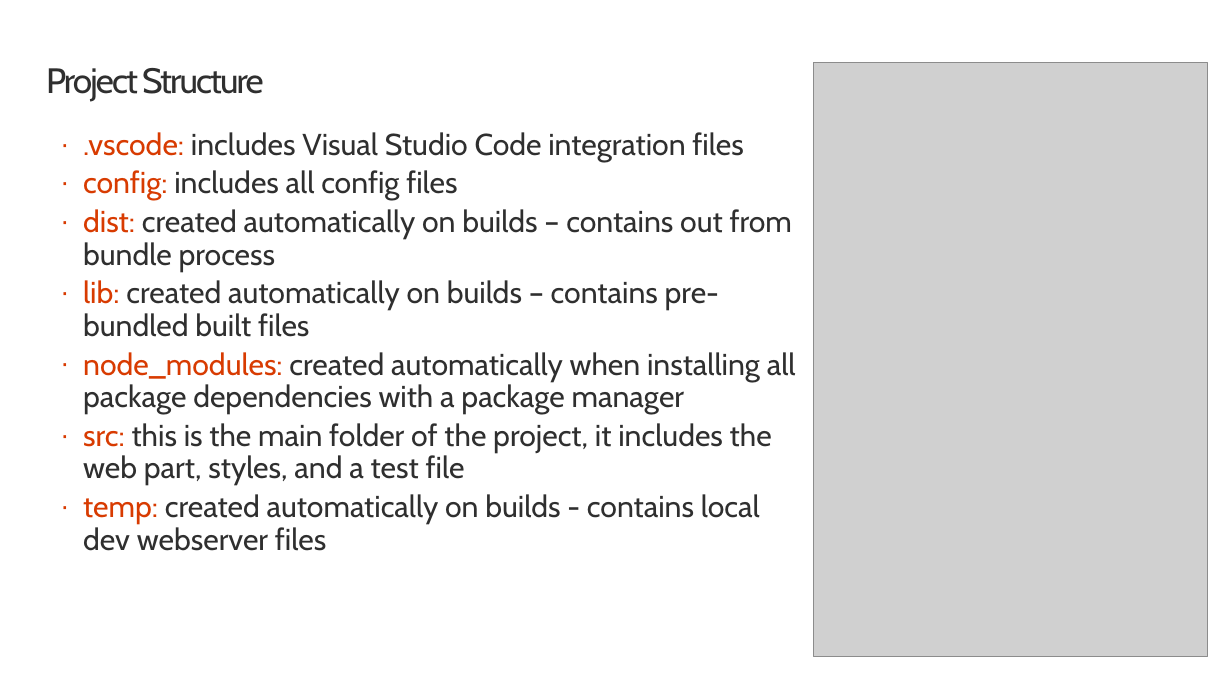
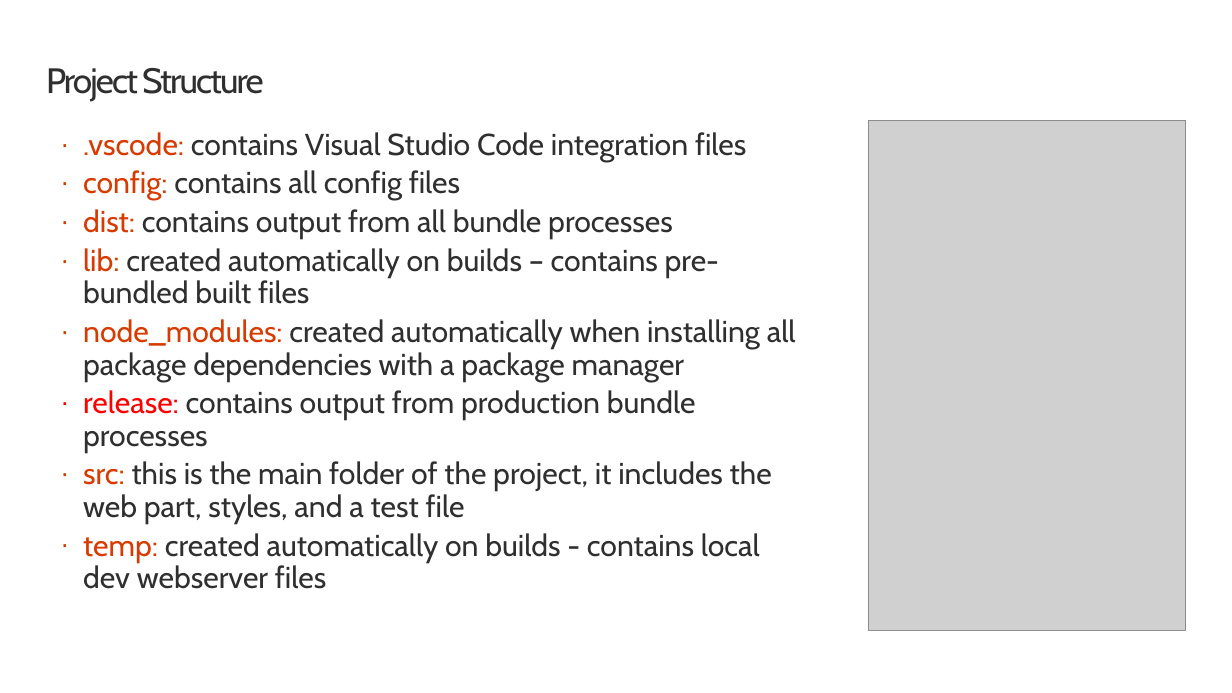
Before and after one commit to SharePoint/sp-dev-training-spfx-web-parts, a slide deck: slide 3 of 01-intro.pptx. Drawn at 1232x693 pixels with LibreOffice and Linux fonts; fonts in the diff are those of the drawing; grey boxes stand for pictures; background and template pictures are left out. Boxes give left, top, right and bottom in pixels: in the first picture for what was removed or moved away, otherwise in the second. Text is boxed around its words. In the diff, an @@ line names an element or a change of style, - is before the commit and + after.

```diff
--- a/01-intro.pptx
+++ b/01-intro.pptx
@@ text at [83, 132, 746, 239]: text changed @@
-· .vscode: includes Visual Studio Code integration files
-· config: includes all config files
-· dist: created automatically on builds – contains out from bundle process
+· .vscode: contains Visual Studio Code integration files
+· config: contains all config files
+· dist: contains output from all bundle processes
@@ picture: place and size @@
-picture at [813, 63, 1208, 657]
+picture at [869, 120, 1186, 630]
@@ text at [83, 390, 696, 453]: paragraph added @@
+· release: contains output from production bundle processes
```
Also in this commit, not shown: 44 other files.
